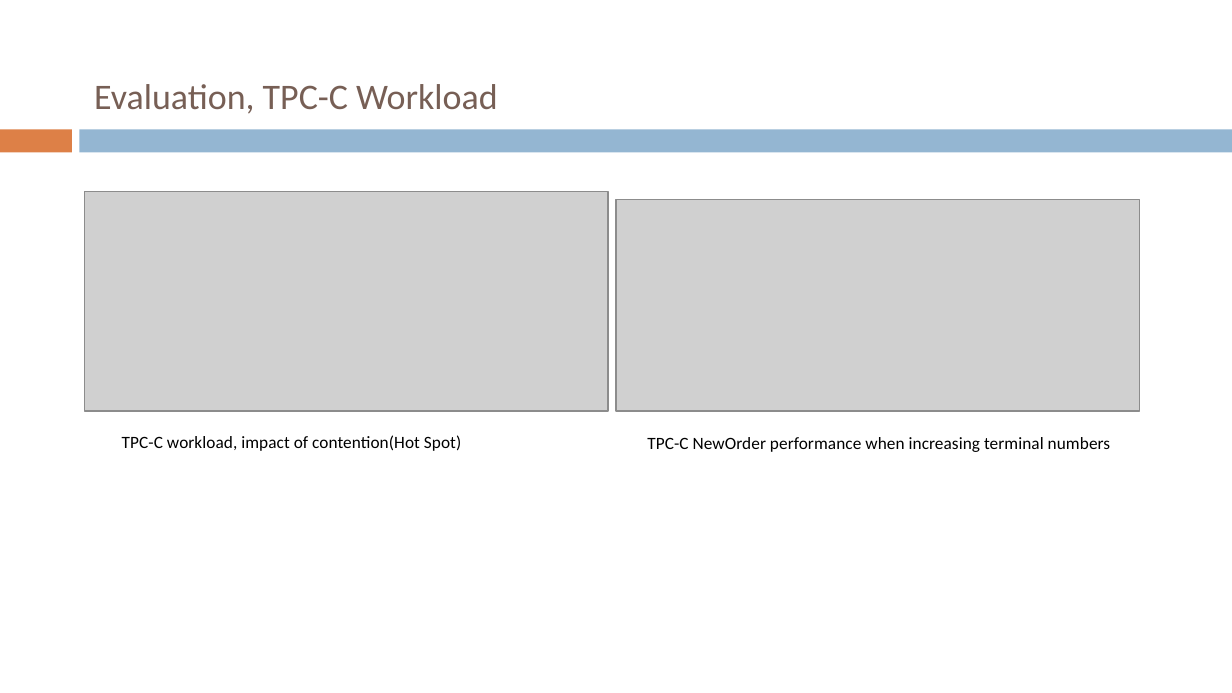
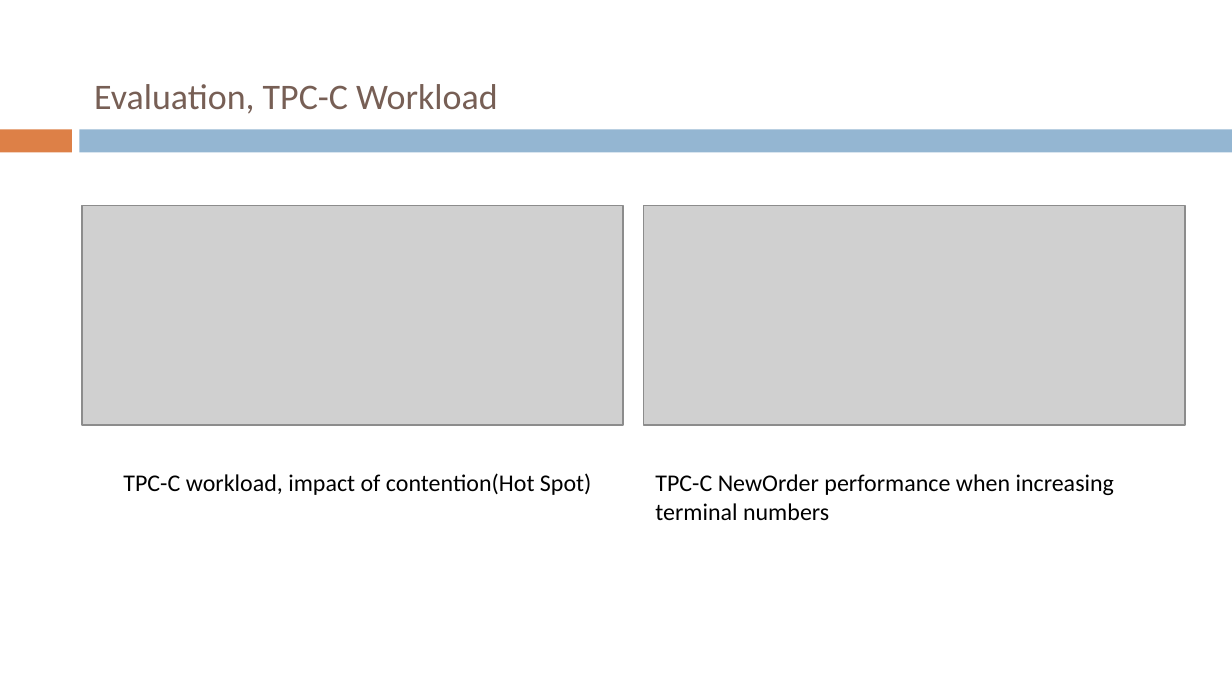
Before and after one commit to ybbh/dlv, a slide deck: slide 13 of ppt/DLV.pptx. Drawn at 1232x693 pixels with LibreOffice and Linux fonts; fonts in the diff are those of the drawing; grey boxes stand for pictures. Boxes give left, top, right and bottom in pixels: in the first picture for what was removed or moved away, otherwise in the second. Text is boxed around its words. In the diff, an @@ line names an element or a change of style, - is before the commit and + after.

Commit message:
ppt

```diff
--- a/ppt/DLV.pptx
+++ b/ppt/DLV.pptx
@@ picture: place and size @@
-picture at box(85, 191, 609, 410)
+picture at box(83, 206, 623, 425)
@@ picture: place and size @@
-picture at box(616, 200, 1140, 411)
+picture at box(643, 206, 1185, 425)
@@ text "TPC-C workload, impact of contention(Hot ...": place and size @@
-text "TPC-C workload, impact of contention(Hot ..." at box(122, 435, 461, 451)
+text "TPC-C workload, impact of contention(Hot ..." at box(123, 473, 592, 495)
@@ text "TPC-C workload, impact of contention(Hot ..." at box(123, 473, 592, 495): size 10.1 to 14 pt @@
@@ text "TPC-C NewOrder performance when increasing ..." at box(655, 474, 1114, 520): size 10.1 to 14 pt @@
@@ text "TPC-C NewOrder performance when increasing ...": place and size @@
-text "TPC-C NewOrder performance when increasing ..." at box(647, 437, 1111, 452)
+text "TPC-C NewOrder performance when increasing ..." at box(655, 474, 1114, 520)
```
Also in this commit, not shown: 2 other slides changed, 2 slides added, 1 other file.
